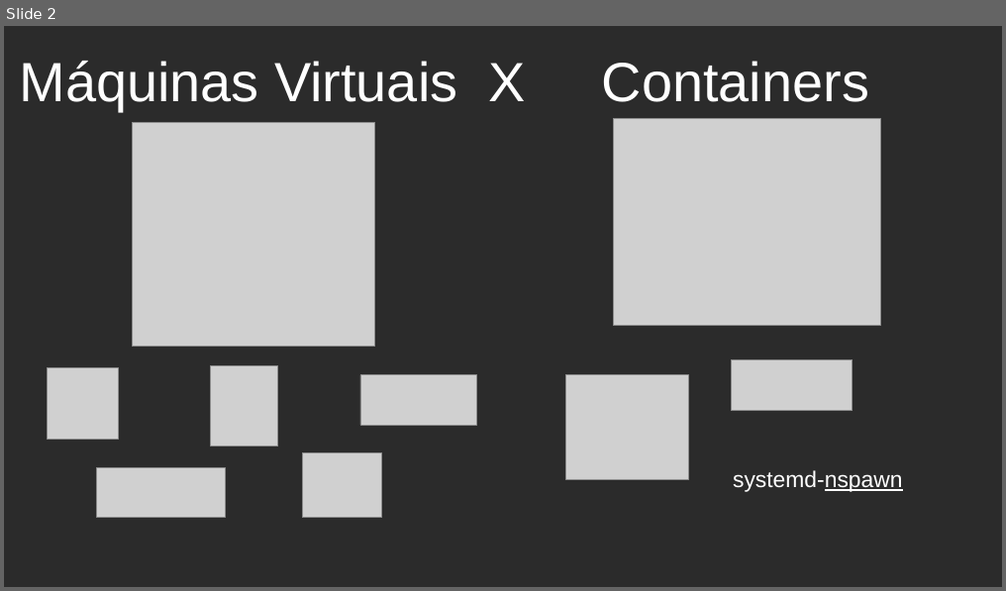
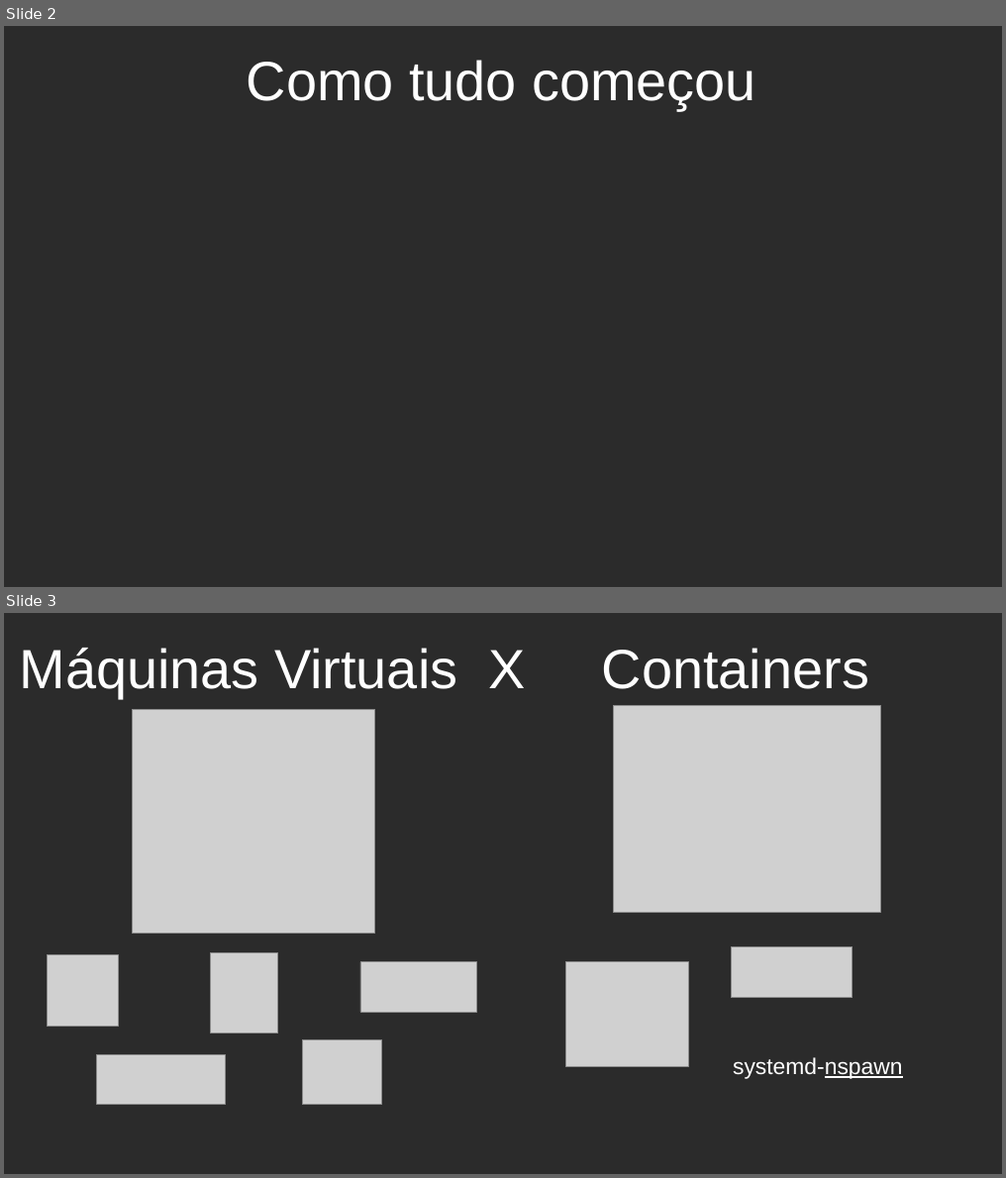
Before and after one commit to celsonery/kubernetes-docs, a slide deck: apresentacao_docker_kubernetes/apresentacao.odp. Shown one above the other, each under a label of ours: slide 2 before the commit, slides 2 and 3 after it. The pictures are 1006x591 and 1006x1178 pixels, drawn with LibreOffice and Linux fonts; fonts in the diff are those of the drawing; grey boxes stand for pictures; background and template pictures are left out; a plain dark background stands for a picture behind light text. Boxes give left, top, right and bottom in pixels: in the first picture for what was removed or moved away, otherwise in the second. Text is boxed around its words. In the diff, an @@ line names an element or a change of style, - is before the commit and + after.

```diff
--- a/apresentacao_docker_kubernetes/apresentacao.odp
+++ b/apresentacao_docker_kubernetes/apresentacao.odp
@@ slide 2 added at (4,26,1002,587), background picture (left out) @@
@@ title added at (247,60,756,110), 44 pt, text #FFFFFF @@
+Como tudo começou
@@ what was slide 2 is now slide 3 @@
```
Also in this commit, not shown: 1 other slide added, 1 slide removed, 1 other file.
